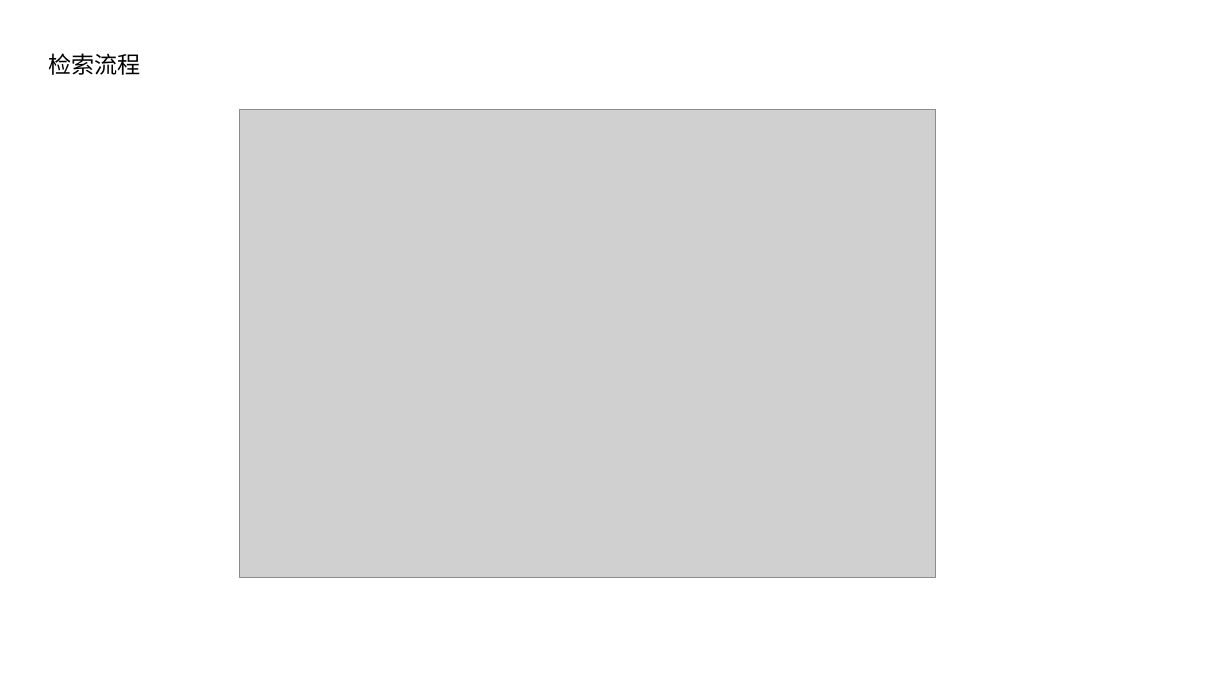
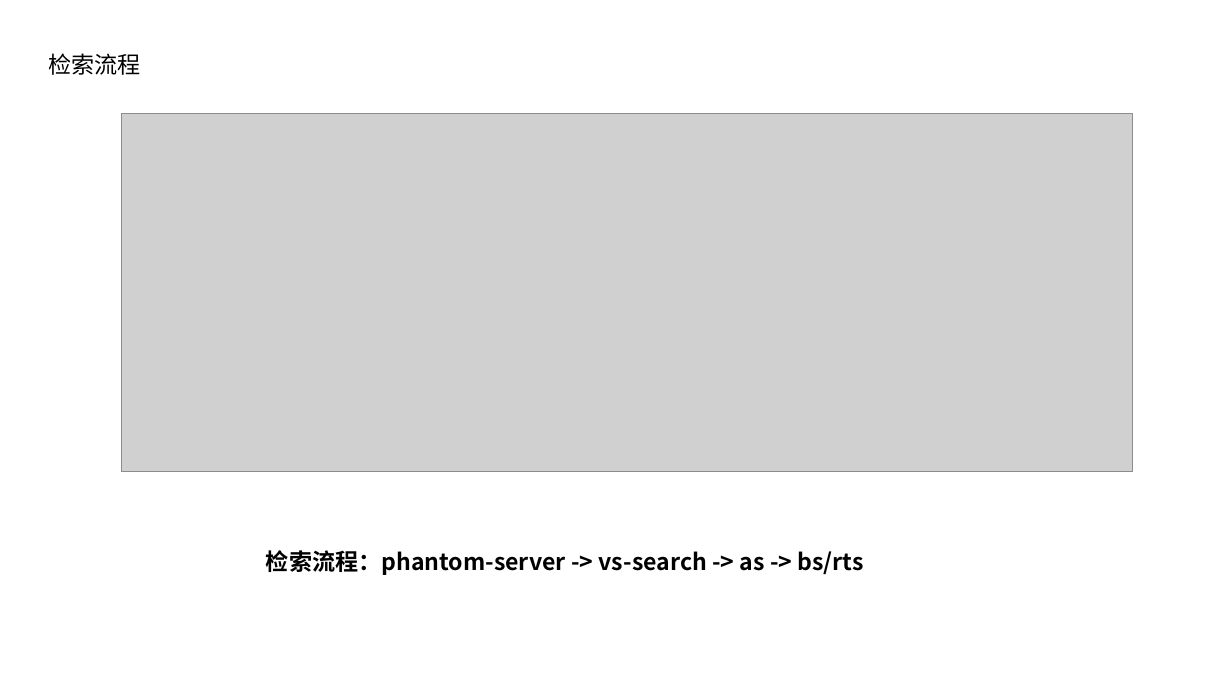
Before and after one commit to Capsfly/intern_share_info, a slide deck: slide 6 of 串讲.pptx (slide 5 before the commit). Drawn at 1232x693 pixels with LibreOffice and Linux fonts; fonts in the diff are those of the drawing; grey boxes stand for pictures. Boxes give left, top, right and bottom in pixels: in the first picture for what was removed or moved away, otherwise in the second. Text is boxed around its words. In the diff, an @@ line names an element or a change of style, - is before the commit and + after.

```diff
--- a/串讲.pptx
+++ b/串讲.pptx
@@ picture: place and size @@
-picture at [239, 109, 936, 578]
+picture at [121, 114, 1132, 472]
@@ text added at [266, 550, 863, 575], 18 pt, text #000000, bold @@
+检索流程：phantom-server -> vs-search -> as -> bs/rts
```
Also in this commit, not shown: 5 other slides changed, 10 slides added, 5 slides removed, 1 other file.
